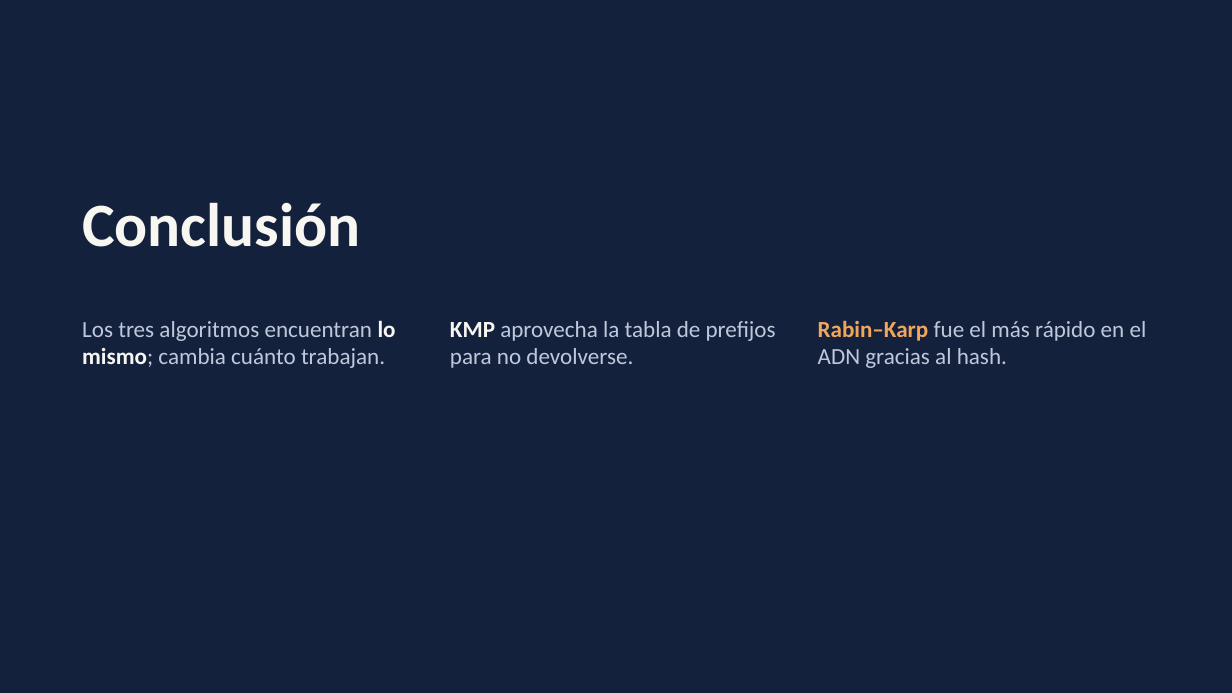
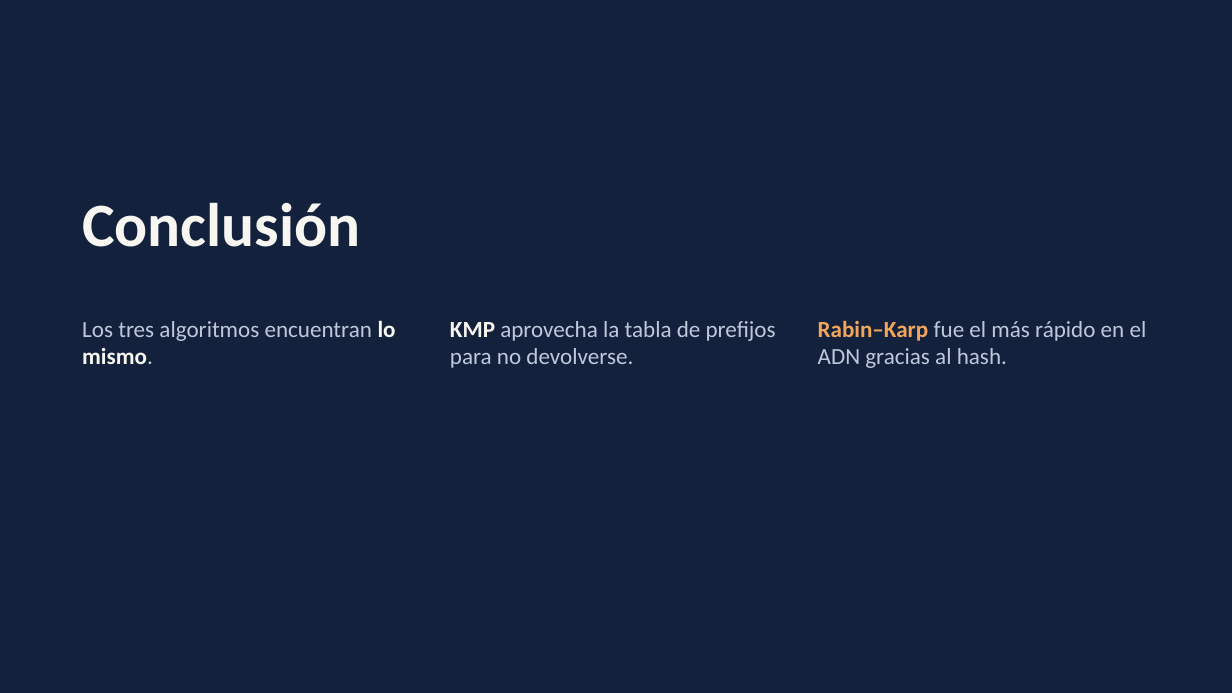
Before and after one commit to rolandramirez491/busqueda-patrones-adn, a slide deck: slide 41 of Presentacion_Busqueda_Patrones.pptx (slide 13 before the commit). Drawn at 1232x693 pixels with LibreOffice and Linux fonts; fonts in the diff are those of the drawing. Boxes give left, top, right and bottom in pixels: in the first picture for what was removed or moved away, otherwise in the second. Text is boxed around its words. In the diff, an @@ line names an element or a change of style, - is before the commit and + after.

```diff
--- a/Presentacion_Busqueda_Patrones.pptx
+++ b/Presentacion_Busqueda_Patrones.pptx
@@ text at (x1=82, y1=320, x2=396, y2=364): text changed @@
-Los tres algoritmos encuentran lo mismo; cambia cuánto trabajan.
+Los tres algoritmos encuentran lo mismo.
```
Also in this commit, not shown: 7 other slides changed, 29 slides added, 1 slide removed, 1 other file.
